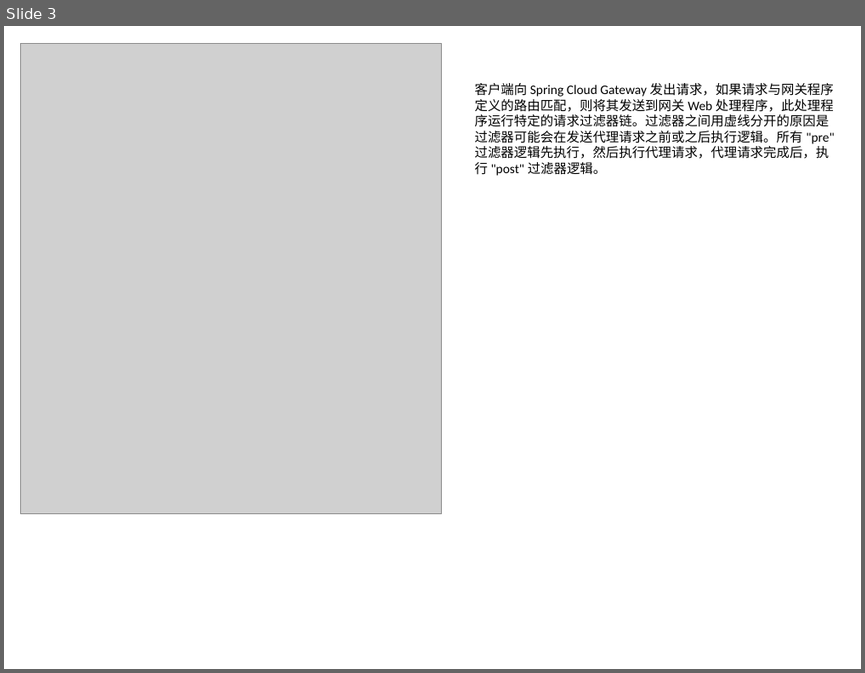
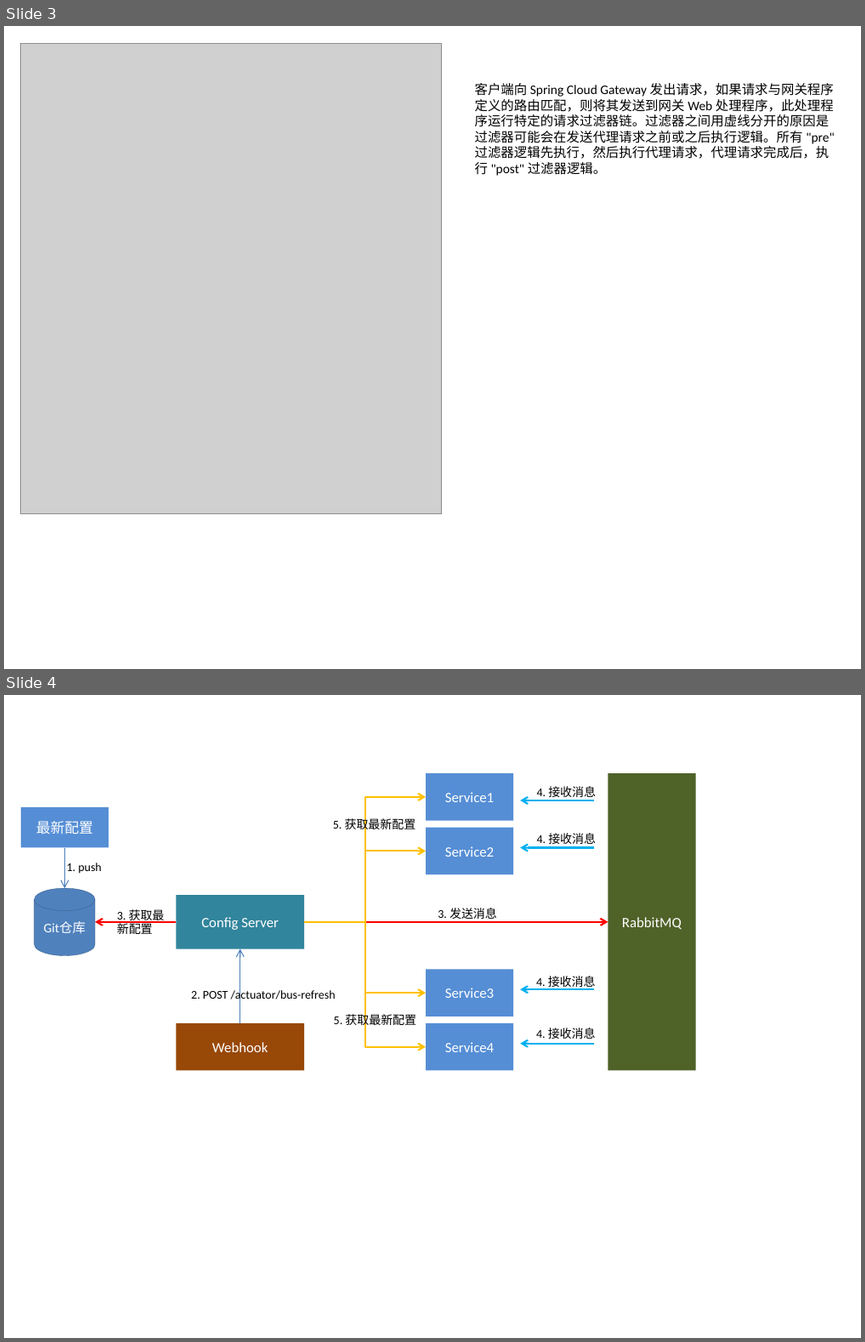
Before and after one commit to chenjuwen/springcloud, a slide deck: doc/架构图.pptx. Shown one above the other, each under a label of ours: slide 3 before the commit, slides 3 and 4 after it. The pictures are 865x673 and 865x1342 pixels, drawn with LibreOffice and Linux fonts; fonts in the diff are those of the drawing; grey boxes stand for pictures. Boxes give left, top, right and bottom in pixels: in the first picture for what was removed or moved away, otherwise in the second. Text is boxed around its words. In the diff, an @@ line names an element or a change of style, - is before the commit and + after.

```diff
--- a/doc/架构图.pptx
+++ b/doc/架构图.pptx
@@ slide 4 added at [4,695,861,1338], background #FFFFFF @@
@@ rectangle added at [426,774,513,821], fill #558ED5, 12 pt, text #FFFFFF @@
+Service1
@@ text added at [537,786,596,800], 10 pt, text #000000 @@
+4. 接收消息
@@ rectangle added at [608,774,695,1071], fill #4F6228, 12 pt, text #FFFFFF @@
+RabbitMQ
@@ rectangle added at [21,807,109,847], fill #558ED5, 12 pt, text #FFFFFF @@
+最新配置
@@ elbow arrow added from (304, 922) to (426, 797), #FFC000 1.5 pt @@
@@ text added at [333,817,416,833], 10 pt, text #000000 @@
+5. 获取最新配置
@@ arrow added from (595, 800) to (520, 800), #00B0F0 1.5 pt @@
@@ arrow added from (65, 847) to (65, 888), #4B7EBC 0.75 pt @@
@@ rectangle added at [426,828,513,875], fill #558ED5, 12 pt, text #FFFFFF @@
+Service2
@@ arrow added from (595, 847) to (520, 847), #00B0F0 1.5 pt @@
@@ text added at [537,833,596,844], 10 pt, text #000000 @@
+4. 接收消息
@@ text added at [67,862,101,873], 10 pt, text #000000 @@
+1. push
@@ elbow arrow added from (304, 922) to (426, 851), #FFC000 1.5 pt @@
@@ cylinder added at [34,888,95,955], fill #4F81BD, outline #3A5F8C 0.25 pt, 11 pt, text #FFFFFF @@
+Git仓库
@@ rectangle added at [177,895,305,948], fill #31859C, 12 pt, text #FFFFFF @@
+Config Server
@@ arrow added from (177, 922) to (95, 922), #FF0000 1.5 pt @@
@@ text added at [117,907,165,937], 10 pt, text #000000 @@
+3. 获取最新配置
@@ arrow added from (304, 922) to (608, 922), #FF0000 1.5 pt @@
@@ elbow arrow added from (304, 922) to (426, 993), #FFC000 1.5 pt @@
@@ elbow arrow added from (304, 922) to (426, 1046), #FFC000 1.5 pt @@
@@ text added at [438,907,497,919], 10 pt, text #000000 @@
+3. 发送消息
@@ arrow added from (240, 1023) to (240, 948), #4B7EBC 0.75 pt @@
@@ rectangle added at [426,970,513,1016], fill #558ED5, 12 pt, text #FFFFFF @@
+Service3
@@ text added at [191,988,336,1002], 10 pt, text #000000 @@
+2. POST /actuator/bus-refresh
@@ arrow added from (595, 990) to (520, 990), #00B0F0 1.5 pt @@
@@ text added at [536,975,596,989], 10 pt, text #000000 @@
+4. 接收消息
@@ rectangle added at [177,1023,305,1071], fill #984807, 12 pt, text #FFFFFF @@
+Webhook
@@ text added at [334,1012,416,1027], 10 pt, text #000000 @@
+5. 获取最新配置
@@ rectangle added at [426,1023,513,1071], fill #558ED5, 12 pt, text #FFFFFF @@
+Service4
@@ arrow added from (595, 1043) to (520, 1043), #00B0F0 1.5 pt @@
@@ text added at [536,1027,596,1038], 10 pt, text #000000 @@
+4. 接收消息
```
Also in this commit, not shown: 5 other files.
